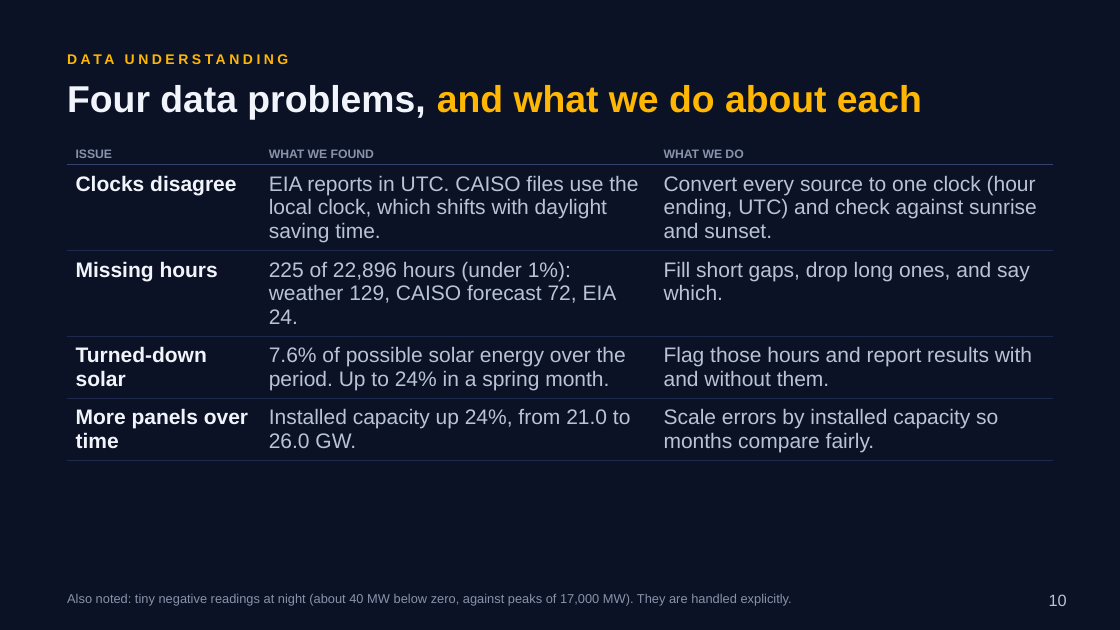
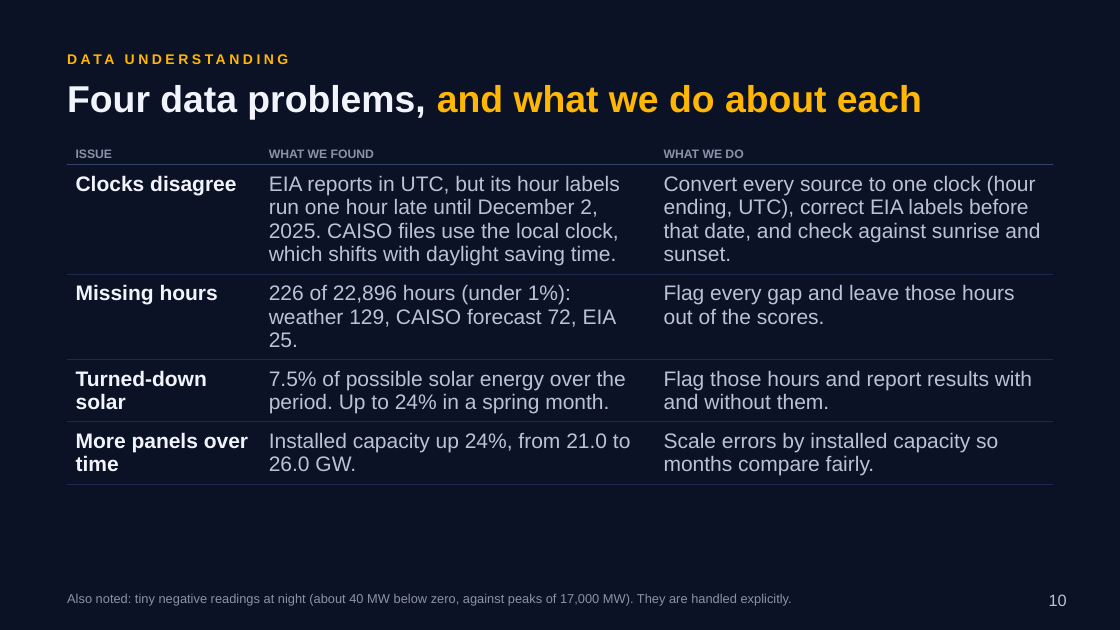
Before and after one commit to RaulSolaNavarro/caiso-solar-forecast, a slide deck: slide 10 of deck/capstone2/Capstone2_Deck.pptx. Drawn at 1120x630 pixels with LibreOffice and Linux fonts; fonts in the diff are those of the drawing. Boxes give left, top, right and bottom in pixels: in the first picture for what was removed or moved away, otherwise in the second. Text is boxed around its words. In the diff, an @@ line names an element or a change of style, - is before the commit and + after.

```diff
--- a/deck/capstone2/Capstone2_Deck.pptx
+++ b/deck/capstone2/Capstone2_Deck.pptx
@@ table at box(67, 143, 1053, 480) @@
-row 2, column 2: EIA reports in UTC. CAISO files use the local clock, which shifts with daylight saving time.
+row 2, column 2: EIA reports in UTC, but its hour labels run one hour late until December 2, 2025. CAISO files use the local clock, which shifts with daylight saving time.
-row 2, column 3: Convert every source to one clock (hour ending, UTC) and check against sunrise and sunset.
+row 2, column 3: Convert every source to one clock (hour ending, UTC), correct EIA labels before that date, and check against sunrise and sunset.
-row 3, column 2: 225 of 22,896 hours (under 1%): weather 129, CAISO forecast 72, EIA 24.
+row 3, column 2: 226 of 22,896 hours (under 1%): weather 129, CAISO forecast 72, EIA 25.
-row 3, column 3: Fill short gaps, drop long ones, and say which.
+row 3, column 3: Flag every gap and leave those hours out of the scores.
-row 4, column 2: 7.6% of possible solar energy over the period. Up to 24% in a spring month.
+row 4, column 2: 7.5% of possible solar energy over the period. Up to 24% in a spring month.
```
Also in this commit, not shown: 6 other slides changed, 15 other files.
